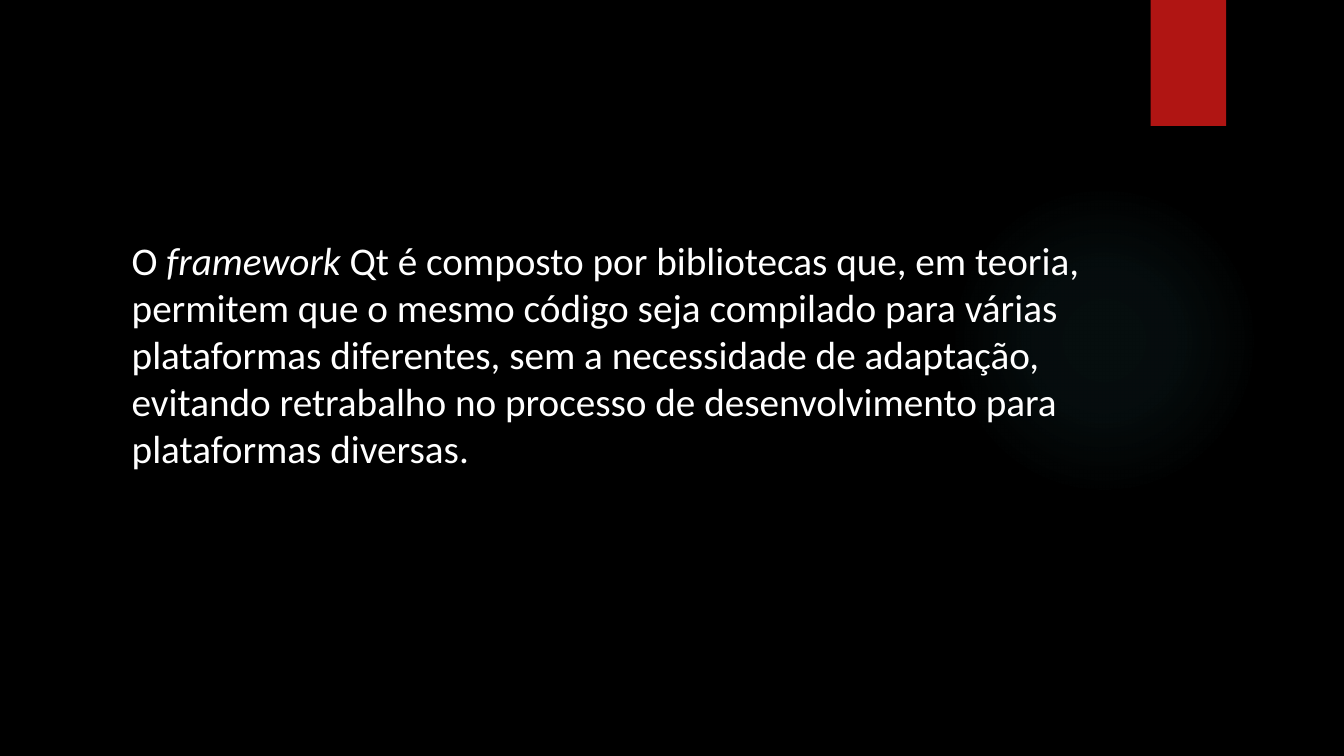
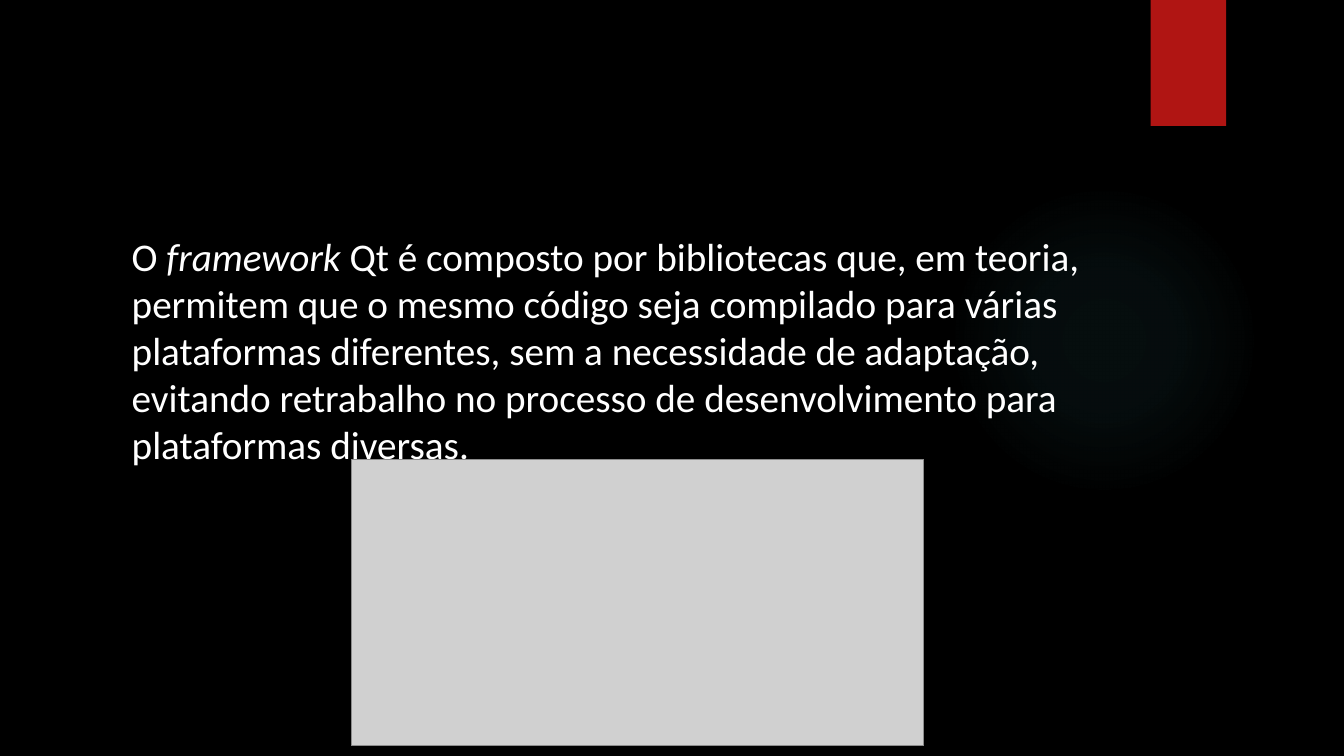
Before and after one commit to ricardopetrere/TCC_FTT, a slide deck: slide 5 of documentos/Apresentação_22_09.pptx (slide 4 before the commit). Drawn at 1344x756 pixels with LibreOffice and Linux fonts; fonts in the diff are those of the drawing; grey boxes stand for pictures; background and template pictures are left out. Boxes give left, top, right and bottom in pixels: in the first picture for what was removed or moved away, otherwise in the second. Text is boxed around its words. In the diff, an @@ line names an element or a change of style, - is before the commit and + after.

```diff
--- a/documentos/Apresentação_22_09.pptx
+++ b/documentos/Apresentação_22_09.pptx
@@ text "O framework Qt é composto ...": place and size @@
-text "O framework Qt é composto ..." at (132, 247, 1079, 470)
+text "O framework Qt é composto ..." at (132, 243, 1079, 469)
@@ picture added at (352, 460, 925, 746) @@
```
Also in this commit, not shown: 8 other slides changed, 1 slide added, 2 other files.
